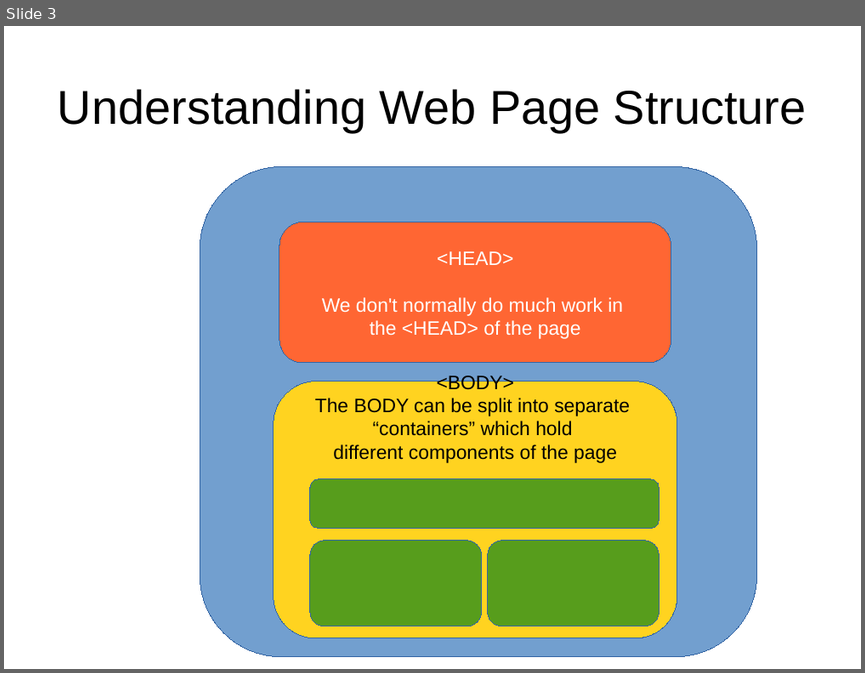
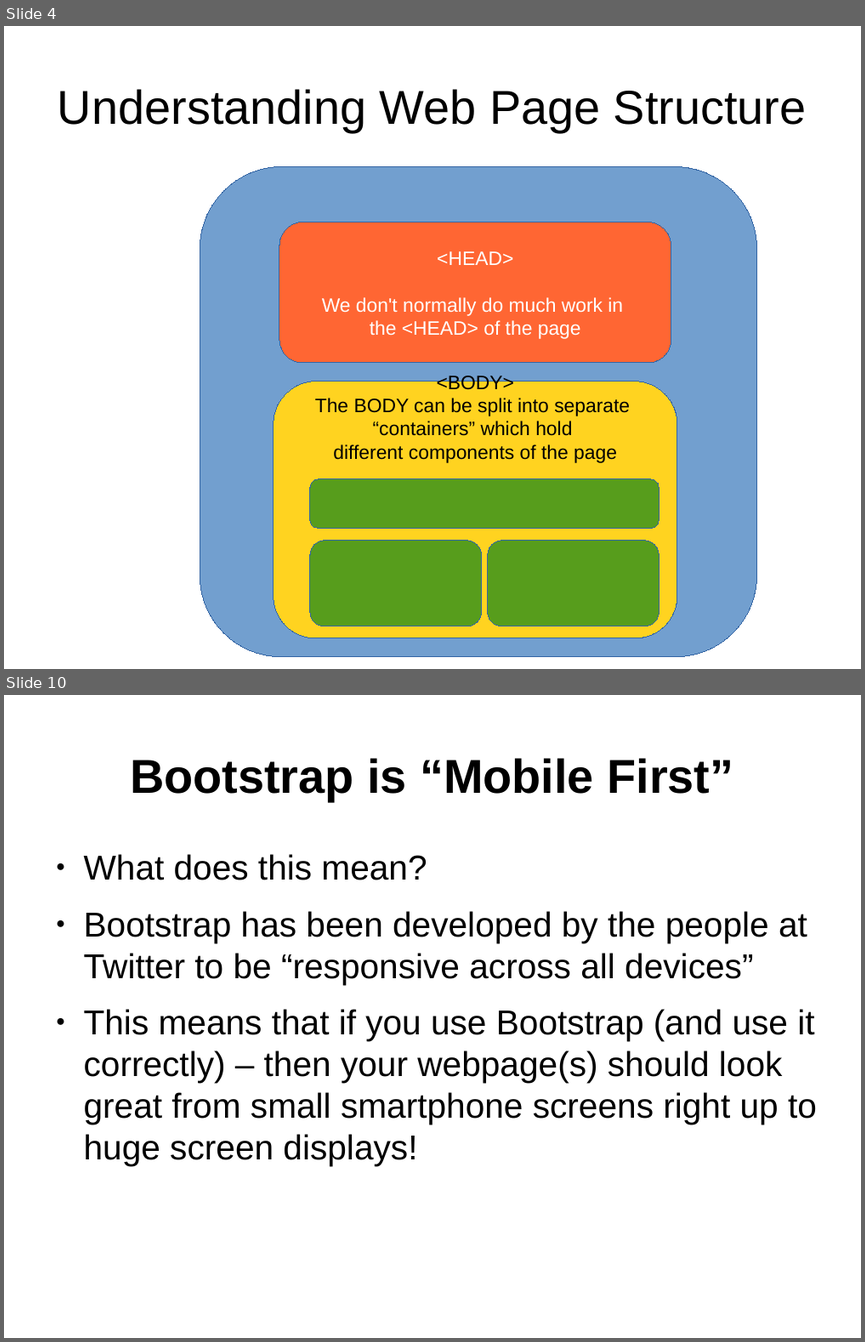
Before and after one commit to petermooney/December2014, a slide deck: LectureNotes.odp. Shown one above the other, each under a label of ours: slide 3 before the commit, slides 4 and 10 after it; the slides between them are not shown. The pictures are 865x673 and 865x1342 pixels, drawn with LibreOffice and Linux fonts; fonts in the diff are those of the drawing. Boxes give left, top, right and bottom in pixels: in the first picture for what was removed or moved away, otherwise in the second. Text is boxed around its words. In the diff, an @@ line names an element or a change of style, - is before the commit and + after.

Commit message:
Initial Setup of web-pages and Bootstrap files locally

```diff
--- a/LectureNotes.odp
+++ b/LectureNotes.odp
@@ slide 10 added at [4, 695, 861, 1338], background #FFFFFF @@
@@ title added at [130, 758, 733, 801], 44 pt, text #000000, bold @@
+Bootstrap is “Mobile First”
@@ text added at [84, 854, 817, 1165], 32 pt, text #000000 @@
+● What does this mean?
+● Bootstrap has been developed by the people at Twitter to be “responsive across all devices”
+● This means that if you use Bootstrap (and use it correctly) – then your webpage(s) should look great from small smartphone screens right up to huge screen displays!
@@ what was slide 3 is now slide 4 @@
```
Also in this commit, not shown: 12 other slides added, 16 other files.
